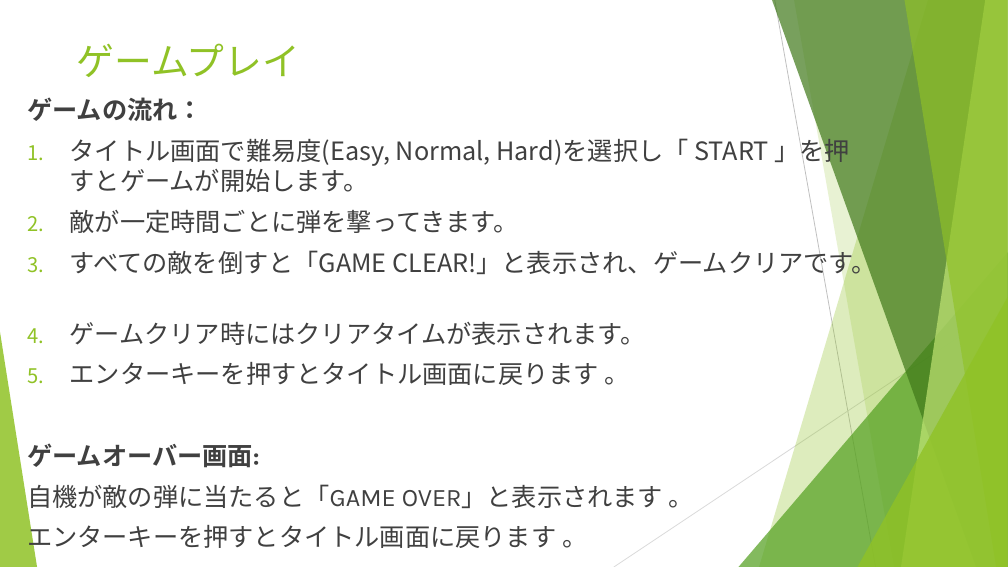
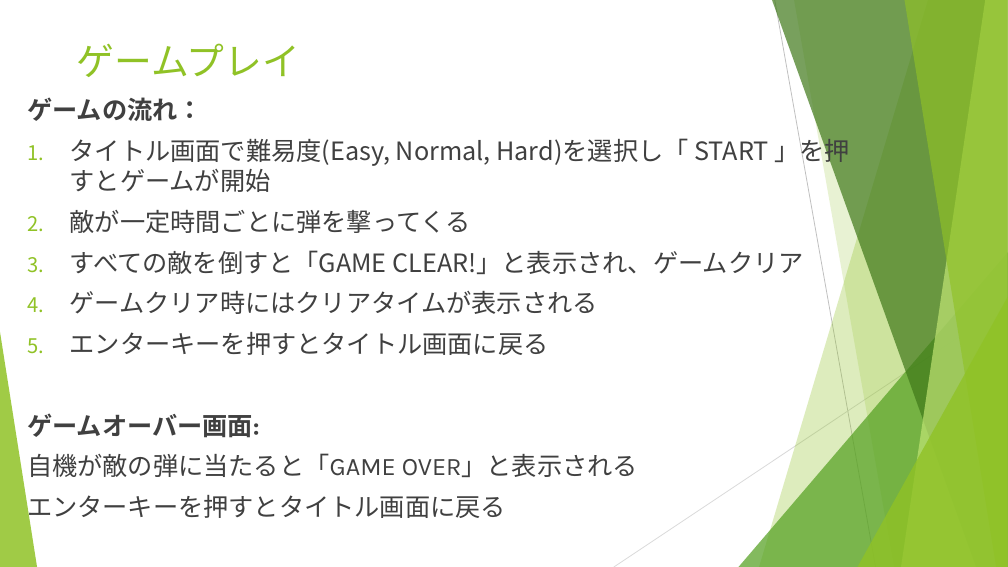
Before and after one commit to sotainooka/team07, a slide deck: slide 3 of team07 プレゼン.pptx. Drawn at 1008x567 pixels with LibreOffice and Linux fonts; fonts in the diff are those of the drawing. Boxes give left, top, right and bottom in pixels: in the first picture for what was removed or moved away, otherwise in the second. Text is boxed around its words. In the diff, an @@ line names an element or a change of style, - is before the commit and + after.

```diff
--- a/team07 プレゼン.pptx
+++ b/team07 プレゼン.pptx
@@ text at <box>70,134,850,355</box>: text changed @@
-1. タイトル画面で難易度(Easy, Normal, Hard)を選択し「 START 」を押すとゲームが開始します。
-2. 敵が一定時間ごとに弾を撃ってきます。
-3. すべての敵を倒すと「GAME CLEAR!」と表示され、ゲームクリアです。
-4. ゲームクリア時にはクリアタイムが表示されます。
-5. エンターキーを押すとタイトル画面に戻ります 。
+1. タイトル画面で難易度(Easy, Normal, Hard)を選択し「 START 」を押すとゲームが開始
+2. 敵が一定時間ごとに弾を撃ってくる
+3. すべての敵を倒すと「GAME CLEAR!」と表示され、ゲームクリア
+4. ゲームクリア時にはクリアタイムが表示される
+5. エンターキーを押すとタイトル画面に戻る
@@ text at <box>27,453,638,523</box>: text changed @@
-自機が敵の弾に当たると「GAME OVER」と表示されます 。
-エンターキーを押すとタイトル画面に戻ります 。
+自機が敵の弾に当たると「GAME OVER」と表示される
+エンターキーを押すとタイトル画面に戻る
```
Also in this commit, not shown: 5 other slides changed, 2 other files.
